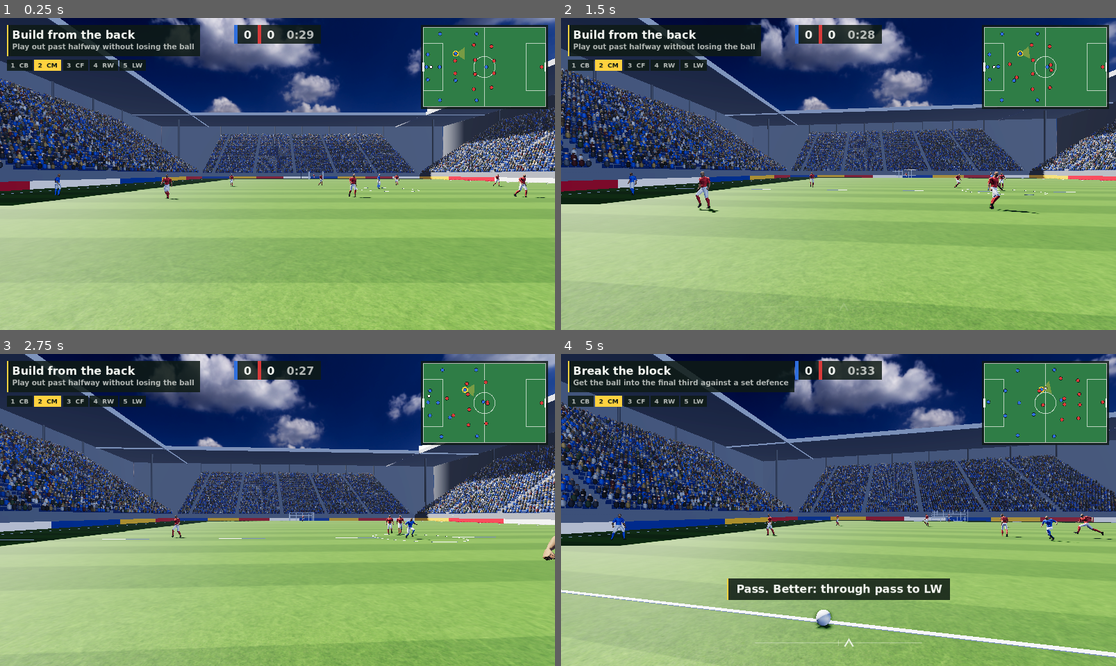
Above: before the commit, frames 1-4 (two rows, left to right).
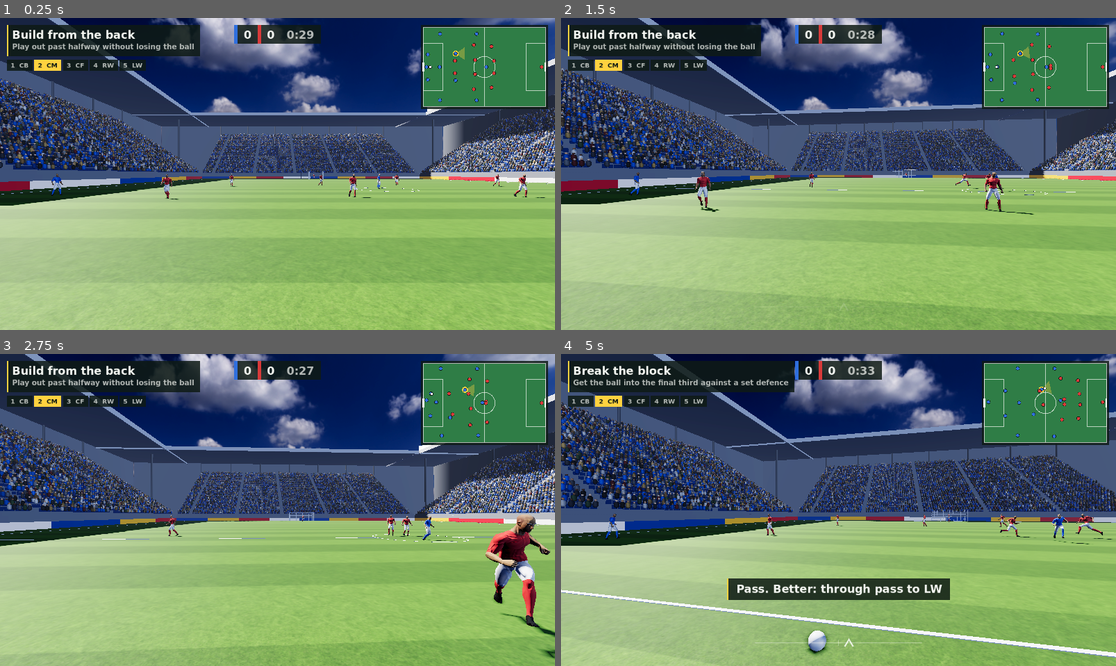
Above: after the commit, the same moments.

Repository: Nachiket115/footyiq
Game: Godot game, scene res://sim/match_world.tscn
Two runs of this game, one before a commit and one after it. Both use one fixed random seed, a clock stepped at 60 frames per second and the inputs below.
Inputs (mouse positions are in pixels of both pictures, inside the frame that each line leads up to):
- Up to frame 1 (0.25 s): no input
- Up to frame 2 (1.5 s): move the mouse to (866, 174) at 0.52 s; press the mouse at (866, 174) at 0.53 s; hold W (move_forward) from 0.53 s (still down); tap Shift (sprint) at 0.8, 1.35 s; move the mouse to (810, 174) at 1.27 s; release the mouse at (810, 174) at 1.28 s
- Up to frame 3 (2.75 s): keep holding W (move_forward); click (249, 510) at 1.55 s; move the mouse to (288, 503) at 2.02 s; hold Q (align) from 2.03 s (still down); tap Shift (sprint) at 2.3 s
- Up to frame 4 (5 s): keep holding W (move_forward); move the mouse to (832, 516) at 2.77 s; release Q (align) at 2.78 s; tap Space (lob) at 2.85 s; click (832, 516) at 3.05 s; move the mouse to (877, 513) at 3.52 s; hold N (next_scenario) 3.53-4.28 s; tap Shift (sprint) at 3.8 s; move the mouse to (794, 506) at 4.27 s; click (794, 506) at 4.35 s

The runs differ from the first frame. In frame 1, less than 0.1% of the frame differs, in the area x 9-83%, y 13-58%; in frame 2, 0.8%; in frame 3, 2.5%, in the area x 29-100%, y 4-98%; in frame 4, 1.1%.

Commit message:
feat(bots): rework 11v11 passing and ease scenario end rule

Diff:
--- a/bots/bot_brain.gd
+++ b/bots/bot_brain.gd
@@ -138,10 +138,10 @@
 	for option in LaneMath.rank_options(snap, me.id, dir, t):
 		var mate := _player(option.id)
 		var offset: Vector2 = mate.pos - me.pos
-		if offset.length() < b.min_pass_distance:
+		if offset.length() < b.min_pass_distance or option.openness < b.pass_min_open:
 			continue
 		var turn := absf(angle_difference(me.facing, offset.angle())) / PI
-		var value := _noisy(option.value - w.turn * turn)
+		var value := _noisy(option.value - w.turn * turn - (b.keeper_pass_penalty if mate.role == "gk" else 0.0))
 		if value > best_value:
 			best_value = value
 			best = _pass(mate)
@@ -175,7 +175,7 @@
 		if absf(probe.x) > half.x or absf(probe.y) > half.y:
 			continue
 		var ahead := LaneMath.space_score(probe, opp_pos, t)
-		var gain: float = (probe.x - me.pos.x) * dir / snap.pitch.length
+		var gain: float = (probe.x - me.pos.x) * dir / t.lane.progress_distance
 		var swerve := absf(angle_difference(me.facing, heading.angle())) / PI
 		var value: float = w.dribble * (ahead + here) * 0.5 + t.lane.weights.progression * gain - w.swerve * swerve
 		if value > run_value:
@@ -223,17 +223,23 @@
 	var anchor := (_anchor() + Vector2(dir * depth, 0.0)).clamp(-half, half)
 	var points := [anchor]
 	var count := int(b.support_points)
+	var closer := 0
+	for mate in _outfield(mates):
+		closer += int(mate.id != holder.id and mate.pos.distance_to(ball_at) < me.pos.distance_to(ball_at))
+	var showing: bool = closer < b.show_count
 	for i in count:
 		var offset: Vector2 = Vector2.from_angle(TAU * i / count) * b.support_radius
 		points.append((anchor + offset).clamp(-half, half))
 		points.append((anchor + offset * 0.5).clamp(-half, half))
+		if showing:
+			points.append((me.pos + offset * 0.75).clamp(-half, half))
 	var best := anchor
 	var best_value := -INF
 	for point: Vector2 in points:
 		var nearest_mate := INF
 		for mate in mates:
 			nearest_mate = minf(nearest_mate, point.distance_to(mate.pos))
-		var value: float = w.lane * LaneMath.lane_openness(ball_at, point, opp_pos, t) \
+		var value: float = w.lane * (b.show_lane if showing else 1.0) * LaneMath.lane_openness(ball_at, point, opp_pos, t) \
 			+ w.space * LaneMath.space_score(point, opp_pos, t) \
 			+ w.zone * (point.x * dir / snap.pitch.length + 0.5) \
 			+ w.spacing * minf(1.0, nearest_mate / b.spacing_radius) \
@@ -241,7 +247,7 @@
 		if value > best_value:
 			best_value = value
 			best = point
-	return _go(best, sprint if depth > 0.0 else jog)
+	return _go(best, sprint if depth > 0.0 or showing else jog)
 
 
 func _defend() -> Intent:
@@ -271,7 +277,7 @@
 
 
 func _anchor() -> Vector2:
-	var half := Vector2(snap.pitch.length, snap.pitch.width) * 0.5
+	var half: Vector2 = Vector2(snap.pitch.length, snap.pitch.width) * 0.5 - Vector2.ONE * b.edge_inset
 	var shifted := Roles.anchor(role, snap, me.team) + Vector2(dir * objective.line_offset, 0.0)
 	return shifted.clamp(-half, half)
 
--- a/config/drills.json
+++ b/config/drills.json
@@ -122,6 +122,17 @@
 						0.0,
 						0.0
 					]
+				},
+				"bot": {
+					"pass_speed_base": 8.0,
+					"pass_speed_per_m": 0.35,
+					"edge_inset": 3.0,
+					"keeper_pass_penalty": 0.6,
+					"show_count": 1,
+					"pass_min_open": 0.5
+				},
+				"ball": {
+					"rolling_friction": 0.35
 				}
 			}
 		},
@@ -189,8 +200,7 @@
 					"shoot_range": 22.0
 				},
 				"kick": {
-					"shot_speed": 30.0,
-					"pass_speed_max": 28.0
+					"shot_speed": 30.0
 				},
 				"lane": {
 					"max_pass_distance": 45.0
@@ -198,7 +208,13 @@
 				"bot": {
 					"zone_mark_radius": 10.0,
 					"gk_claim_radius": 12.0,
-					"shot_post_margin": 0.8
+					"shot_post_margin": 0.8,
+					"pass_speed_base": 8.0,
+					"pass_speed_per_m": 0.3,
+					"edge_inset": 4.0,
+					"keeper_pass_penalty": 0.6,
+					"pass_min_open": 0.5,
+					"show_count": 1
 				},
 				"control_mode": "locked_position",
 				"visual": {
@@ -218,6 +234,9 @@
 						0.0,
 						0.0
 					]
+				},
+				"ball": {
+					"rolling_friction": 0.35
 				}
 			},
 			"difficulty": {
--- a/config/tuning.json
+++ b/config/tuning.json
@@ -124,6 +124,7 @@
 		"noise_range": 15.0,
 		"choice_noise": 0.05,
 		"min_pass_distance": 4.0,
+		"pass_min_open": 0.0,
 		"pass_speed_base": 7.0,
 		"pass_speed_per_m": 0.6,
 		"kick_cone_deg": 60.0,
@@ -134,9 +135,13 @@
 		"dribble_angles_deg": [-60.0, -30.0, 0.0, 30.0, 60.0],
 		"dribble_probe": 4.0,
 		"run_depth": 2.0,
+		"edge_inset": 0.0,
+		"keeper_pass_penalty": 0.0,
 		"dribble_sprint": 0.4,
 		"support_radius": 8.0,
 		"support_points": 8,
+		"show_count": 0,
+		"show_lane": 2.5,
 		"spacing_radius": 8.0,
 		"zone_mark_radius": 6.0,
 		"zone_mark_blend": 1.0,
@@ -171,6 +176,7 @@
 		"margin": 2.0,
 		"space_radius": 6.0,
 		"max_pass_distance": 30.0,
+		"progress_distance": 40.0,
 		"weights": {
 			"openness": 1.0,
 			"progression": 0.6,
@@ -353,6 +359,9 @@
 		"wing_depth": 4.0,
 		"wing_inset": 2.0
 	},
+	"scenario": {
+		"keep_s": 2.0
+	},
 	"decision": {
 		"min_open": 0.3,
 		"forward_m": 4.0,
--- a/core/lane_math.gd
+++ b/core/lane_math.gd
@@ -51,7 +51,7 @@
 	var from: Vector2 = passer.pos
 	var to: Vector2 = receiver.pos
 	var openness := lane_openness(from, to, opponents, p)
-	var progression := clampf((to.x - from.x) * attacking_dir / snap.pitch.length, -1.0, 1.0)
+	var progression := clampf((to.x - from.x) * attacking_dir / l.progress_distance, -1.0, 1.0)
 	var risk := clampf(from.distance_to(to) / l.max_pass_distance, 0.0, 1.0)
 	var value: float = w.openness * openness + w.progression * progression \
 		+ w.space * space_score(to, opponents, p) - w.risk * risk
--- a/core/scenario.gd
+++ b/core/scenario.gd
@@ -18,19 +18,27 @@
 	return found
 
 
-static func outcome(s: Dictionary, state: WorldState, elapsed: float) -> String:
+static func track(held: Dictionary, state: WorldState) -> void:
+	var owner := state.player_by_id(state.ball.owner_id)
+	if owner != null and owner.team != held.get("team", -1):
+		held.team = owner.team
+		held.tick = state.tick
+
+
+static func outcome(s: Dictionary, state: WorldState, elapsed: float, held: Dictionary, t: Dictionary) -> String:
 	for event in state.events:
 		if event.type == "goal":
 			return "won" if event.team == 0 else "lost"
 	var owner := state.player_by_id(state.ball.owner_id)
 	var upfield: float = state.ball.pos.x / state.pitch.length
+	var kept: bool = (state.tick - held.tick) / t.sim.tick_rate >= t.scenario.keep_s
 	if s.team == 0:
-		if owner != null and owner.team == 1:
+		if held.team == 1 and kept:
 			return "lost"
-		if owner != null and upfield >= s.reach:
+		if owner != null and owner.team == 0 and upfield >= s.reach:
 			return "won"
 		return "lost" if elapsed >= s.time_s else ""
-	if owner != null and owner.team == 0:
+	if held.team == 0 and kept:
 		return "won"
 	if upfield <= s.deny:
 		return "lost"
--- a/sim/match_world.gd
+++ b/sim/match_world.gd
@@ -55,6 +55,7 @@
 var _scenario_index := -1
 var _scenario_tick := 0
 var _frames := []
+var _held := {}
 var _last_scenario := -1
 var _choices: Array = []
 var _decision_from_ms := 0
@@ -158,7 +159,8 @@
 	if not _scenarios.is_empty():
 		if state.tick % int(t.headless.frame_ticks) == 0:
 			_frames.append(PitchSnapshot.from_world(state, t.sim.tick_rate))
-		var result := Scenario.outcome(_scenario(), state, (state.tick - _scenario_tick) / t.sim.tick_rate)
+		Scenario.track(_held, state)
+		var result := Scenario.outcome(_scenario(), state, (state.tick - _scenario_tick) / t.sim.tick_rate, _held, t)
 		if result != "":
 			_finish_scenario(result)
 	if not state.events.is_empty():
@@ -296,6 +298,7 @@
 	_bots.human_id = controlled_id
 	_frames.clear()
 	_scenario_tick = state.tick
+	_held = {"team": int(s.team), "tick": state.tick}
 	_decisions = [0, 0]
 	_had_ball = false
 	_hud.bars = []
--- a/tests/test_scenario.gd
+++ b/tests/test_scenario.gd
@@ -22,7 +22,7 @@
 		check_eq(Scenario.problems(name, all[name], cfg["objectives"]), [] as Array[String], name)
 		var state: Variant = _start(name)
 		check_eq(state.player_by_id(state.ball.owner_id).team, int(all[name].team), "%s: the right team starts with the ball" % name)
-		check_eq(Scenario.outcome(all[name], state, 0.0), "", "%s: not decided at the start" % name)
+		check_eq(Scenario.outcome(all[name], state, 0.0, {"team": int(all[name].team), "tick": state.tick}, t), "", "%s: not decided at the start" % name)
 	check_eq(Scenario.problems("x", {"team": 1, "objectives": [{"attack": "nope", "defend": "low_block"}]}, cfg["objectives"]).size(), 7, "missing keys and unknown objective reported")
 
 
@@ -36,32 +36,52 @@
 			check(player.pos.x < 0.0, "their forwards are in our half to press: %s" % player.pos)
 
 
+func _held(state: Variant, team: int, seconds: float) -> Dictionary:
+	return {"team": team, "tick": state.tick - int(seconds * t.sim.tick_rate)}
+
+
 func test_attacking_scenario_outcomes() -> void:
 	var s: Dictionary = all["build_from_the_back"]
 	var state: Variant = _start("build_from_the_back")
-	check_eq(Scenario.outcome(s, state, s.time_s), "lost", "time runs out")
+	var ours := _held(state, 0, 5.0)
+	check_eq(Scenario.outcome(s, state, s.time_s, ours, t), "lost", "time runs out")
 	state.ball.pos.x = 1.0
-	check_eq(Scenario.outcome(s, state, 1.0), "won", "our player has it past halfway")
+	check_eq(Scenario.outcome(s, state, 1.0, ours, t), "won", "our player has it past halfway")
 	state.ball.owner_id = -1
-	check_eq(Scenario.outcome(s, state, 1.0), "", "a loose ball past halfway is not yet a win")
-	for player in state.players:
-		if player.team == 1:
-			state.ball.owner_id = player.id
-	check_eq(Scenario.outcome(s, state, 1.0), "lost", "they took it")
+	check_eq(Scenario.outcome(s, state, 1.0, ours, t), "", "a loose ball past halfway is not yet a win")
+	check_eq(Scenario.outcome(s, state, 1.0, _held(state, 1, t.scenario.keep_s - 0.5), t), "", "a touch by them is not a loss yet")
+	check_eq(Scenario.outcome(s, state, 1.0, _held(state, 1, t.scenario.keep_s), t), "lost", "they kept it")
 	state.events.append({"type": "goal", "team": 0})
-	check_eq(Scenario.outcome(s, state, 1.0), "won", "a goal for us ends it")
+	check_eq(Scenario.outcome(s, state, 1.0, ours, t), "won", "a goal for us ends it")
 
 
 func test_defending_scenario_outcomes() -> void:
 	var press: Dictionary = all["press_high"]
 	var box: Dictionary = all["defend_the_box"]
 	var state: Variant = _start("press_high")
-	check_eq(Scenario.outcome(press, state, press.time_s), "lost", "pressing: time up without the ball is a loss")
-	check_eq(Scenario.outcome(box, state, box.time_s), "won", "defending the box: holding out is a win")
+	var theirs := _held(state, 1, 5.0)
+	check_eq(Scenario.outcome(press, state, press.time_s, theirs, t), "lost", "pressing: time up without the ball is a loss")
+	check_eq(Scenario.outcome(box, state, box.time_s, theirs, t), "won", "defending the box: holding out is a win")
+	check_eq(Scenario.outcome(press, state, 1.0, _held(state, 0, 0.5), t), "", "one touch by us is not a win yet")
+	check_eq(Scenario.outcome(press, state, 1.0, _held(state, 0, t.scenario.keep_s), t), "won", "we won the ball and kept it")
 	state.ball.pos.x = press.deny * state.pitch.length - 1.0
-	check_eq(Scenario.outcome(press, state, 1.0), "lost", "they played out past the line")
-	state.ball.owner_id = 5
-	check_eq(Scenario.outcome(press, state, 1.0), "won", "we won the ball")
+	check_eq(Scenario.outcome(press, state, 1.0, theirs, t), "lost", "they played out past the line")
+
+
+func test_possession_tracker_only_restarts_when_the_other_team_takes_the_ball() -> void:
+	var state: Variant = _start("build_from_the_back")
+	var held := {"team": 0, "tick": 0}
+	state.tick = 100
+	Scenario.track(held, state)
+	check_eq(held, {"team": 0, "tick": 0}, "same team keeps its clock")
+	state.ball.owner_id = -1
+	Scenario.track(held, state)
+	check_eq(held.tick, 0, "a loose ball does not restart it")
+	for player in state.players:
+		if player.team == 1:
+			state.ball.owner_id = player.id
+	Scenario.track(held, state)
+	check_eq(held, {"team": 1, "tick": 100}, "the other team taking it restarts the clock")
 
 
 func test_result_gives_a_bar_per_score_and_a_line_per_missed_trigger() -> void:
